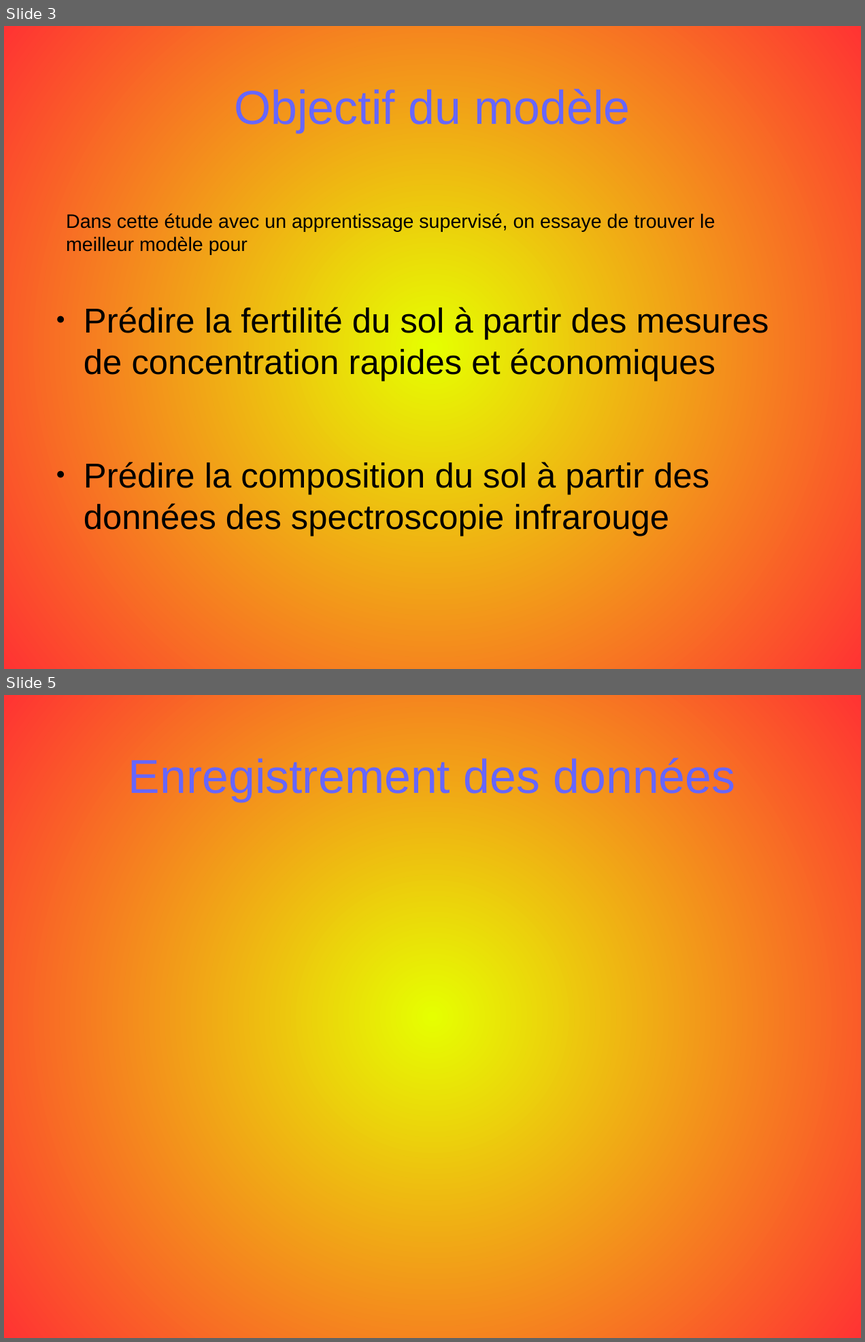
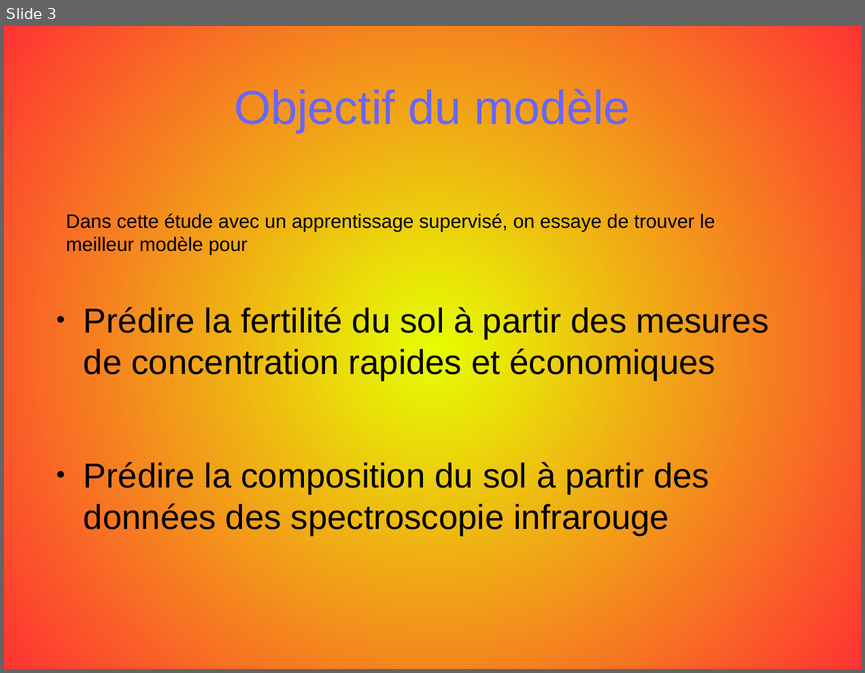
Before and after one commit to opsabarsec/African-soil-chemistry, a slide deck: documents/P7_presentation.odp. Shown one above the other, each under a label of ours: slides 3 and 5 before the commit, slide 3 after it; the slides between them are not shown. The pictures are 865x1342 and 865x673 pixels, drawn with LibreOffice and Linux fonts; fonts in the diff are those of the drawing. Boxes give left, top, right and bottom in pixels: in the first picture for what was removed or moved away, otherwise in the second. Text is boxed around its words. In the diff, an @@ line names an element or a change of style, - is before the commit and + after.

```diff
--- a/documents/P7_presentation.odp
+++ b/documents/P7_presentation.odp
@@ slide 5 removed at (4, 695, 861, 1338), background gradient #E6FF00 to #FF3333 @@
@@ title removed at (128, 758, 736, 802) @@
-Enregistrement des données
```
Also in this commit, not shown: 3 slides changed, 5 slides added, 7 other files.
